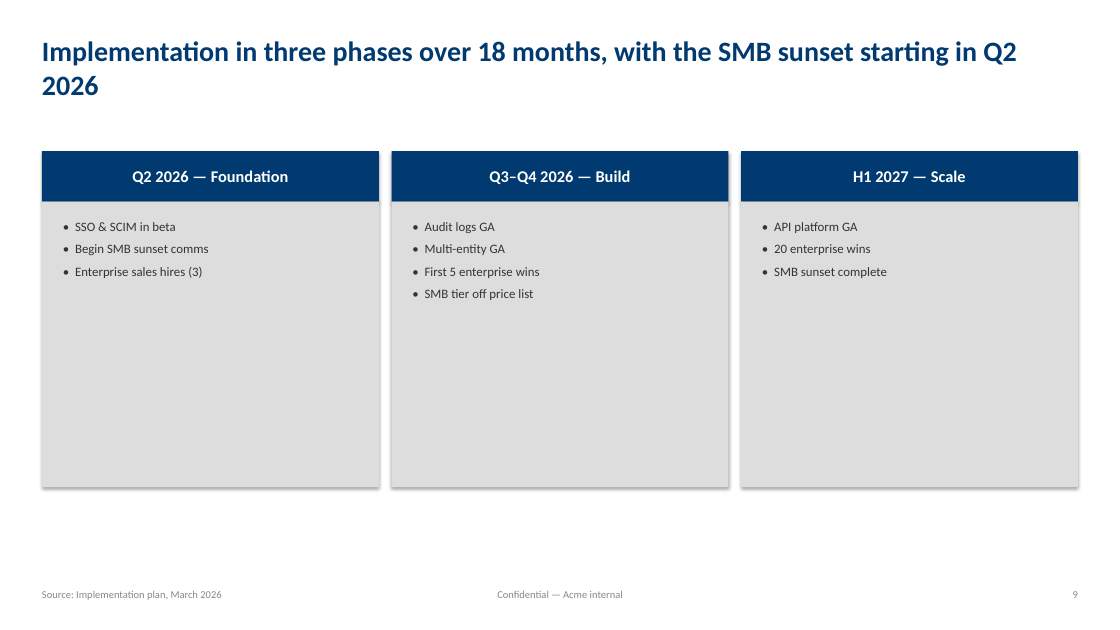
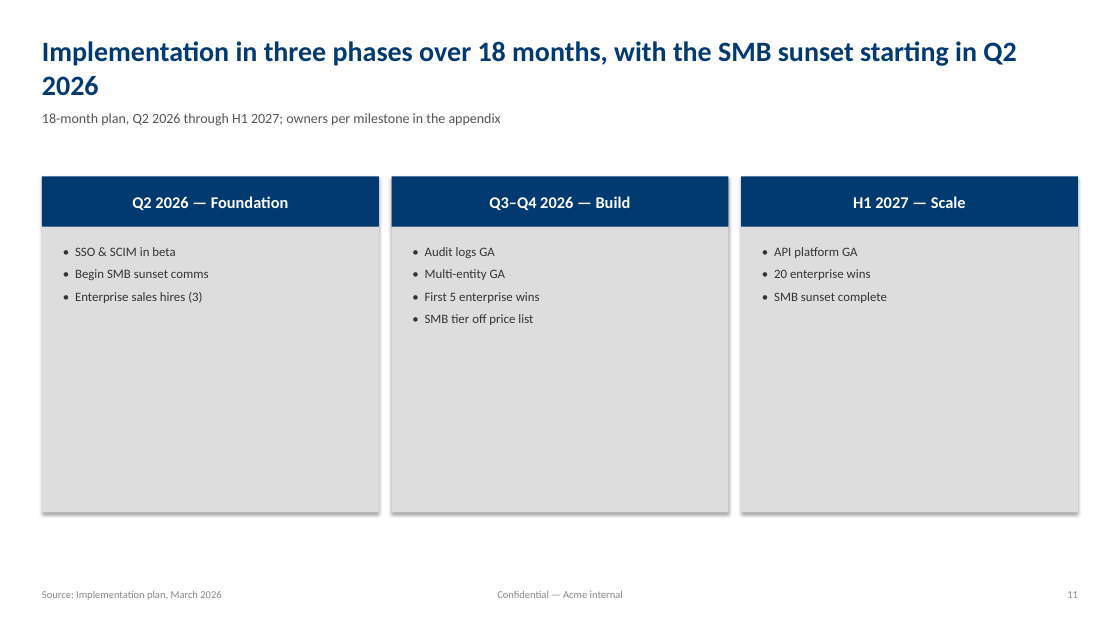
Before and after one commit to alextimmer/claude-skills, a slide deck: slide 12 of plugins/mbb-deck-plugin/skills/mbb-deck/assets/example_deck.pptx (slide 10 before the commit). Drawn at 1120x630 pixels with LibreOffice and Linux fonts; fonts in the diff are those of the drawing. Boxes give left, top, right and bottom in pixels: in the first picture for what was removed or moved away, otherwise in the second. Text is boxed around its words. In the diff, an @@ line names an element or a change of style, - is before the commit and + after.

Commit message:
mbb-deck: executive-storyline and work-brief skills, decision close, native-first rendering
Adds two standalone skills to the plugin: executive-storyline (storyline
method for summaries, memos, pre-reads and emails; create, condense and
feedback modes; prose lint) and work-brief (the brief for an AI tool, a
colleague or an agency). New /exec-summary command.

Deck skill: audience and document-type step, a decisions slide, executive
summary with context and decision box, callouts, optional stakeholders,
key-figure definitions and page names. The validator calibrates to the
document type and flags process titles, filler wording, summary figures no
page backs up and senior decks without decision needs; 39 tests in
evals/mbb-deck.

Rendering now defers to the environment's own presentation capability;
the storyline JSON, build_deck.py and Marp are opt-in paths for other
tooling. build_deck.py reads JSON as UTF-8 (fixes garbled dashes on
Windows).

```diff
--- a/plugins/mbb-deck-plugin/skills/mbb-deck/assets/example_deck.pptx
+++ b/plugins/mbb-deck-plugin/skills/mbb-deck/assets/example_deck.pptx
@@ text added at (x1=42, y1=113, x2=501, y2=126), 12 pt, text #555555 @@
+18-month plan, Q2 2026 through H1 2027; owners per milestone in the appendix
@@ 6 texts, 6 rectangles moved together from (x1=42, y1=151, x2=1078, y2=487) to (x1=42, y1=176, x2=1078, y2=513) @@
@@ text at (x1=1067, y1=591, x2=1078, y2=598): text changed @@
-9
+11
```
Also in this commit, not shown: 9 other slides changed, 3 slides added, 37 other files.
